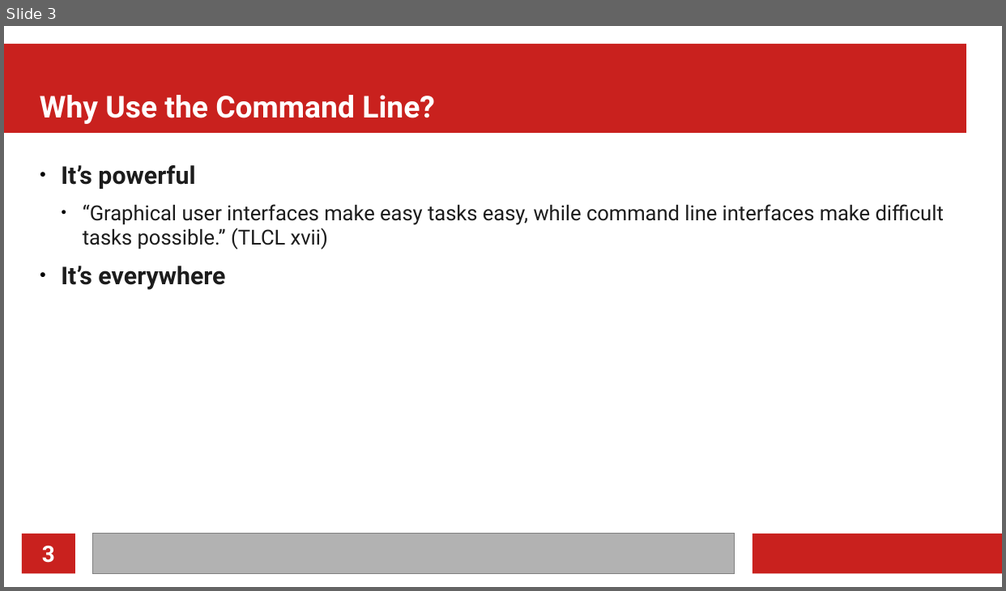
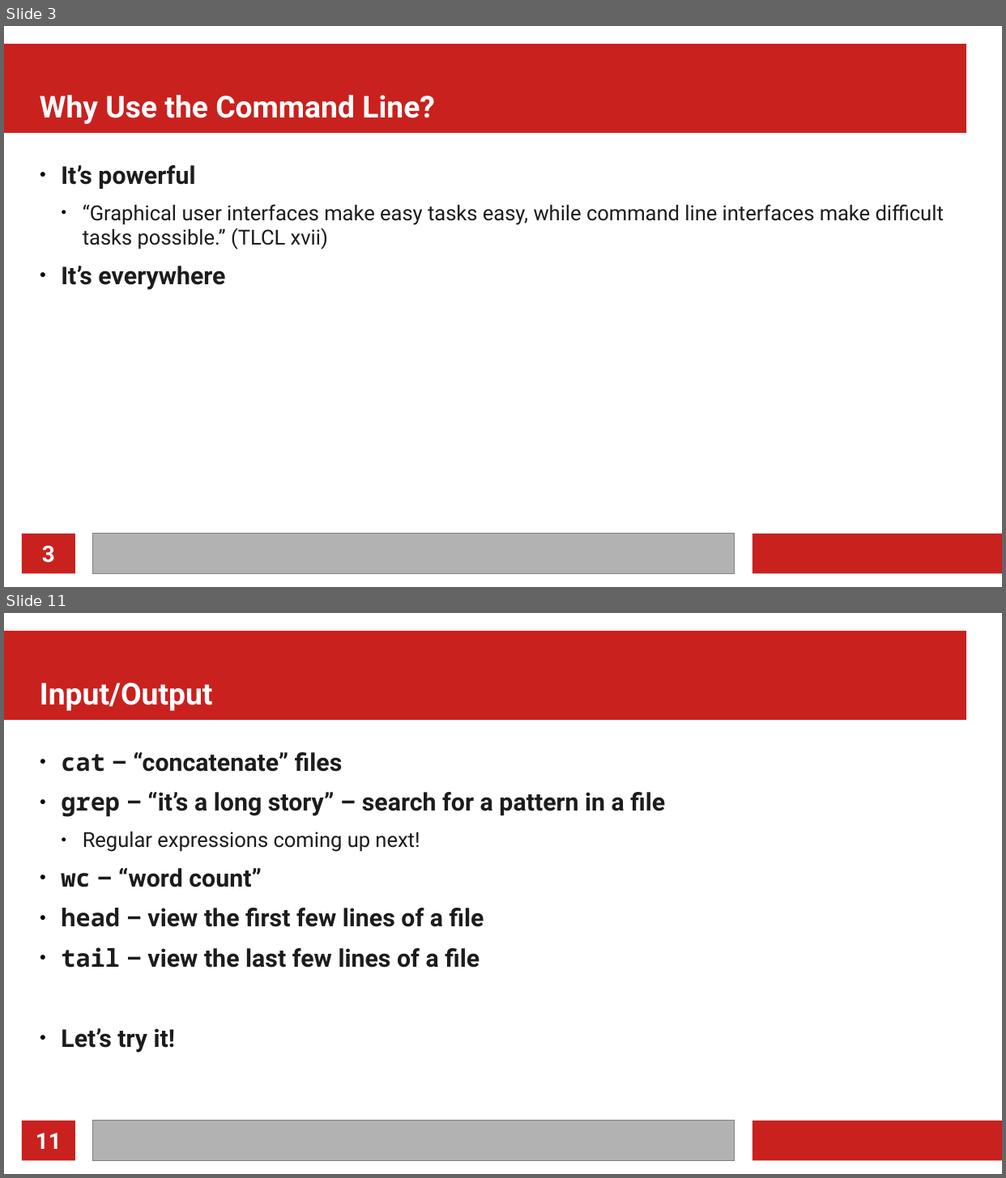
Before and after one commit to MarkusG/UCI-Slides, a slide deck: CLI.odp. Shown one above the other, each under a label of ours: slide 3 before the commit, slides 3 and 11 after it; the slides between them are not shown. The pictures are 1006x591 and 1006x1178 pixels, drawn with LibreOffice and Linux fonts; fonts in the diff are those of the drawing. Boxes give left, top, right and bottom in pixels: in the first picture for what was removed or moved away, otherwise in the second. Text is boxed around its words. In the diff, an @@ line names an element or a change of style, - is before the commit and + after.

```diff
--- a/CLI.odp
+++ b/CLI.odp
@@ slide 11 added at box(4, 613, 1002, 1174), background #FFFFFF; not listed: 4 template elements that a slide beside it also shows @@
@@ title added at box(40, 683, 213, 711), 24 pt, text #FFFFFF, bold @@
+Input/Output
@@ text added at box(61, 752, 665, 1053), 19.5 pt, text #1C1C1C, bold @@
+● cat – “concatenate” files
+● grep – “it’s a long story” – search for a pattern in a file
+  ● Regular expressions coming up next!
+● wc – “word count”
+● head – view the first few lines of a file
+● tail – view the last few lines of a file
+● Let’s try it!
@@ page number added at box(36, 1133, 62, 1149), 18 pt, text #FFFFFF, bold @@
+11
```
Also in this commit, not shown: 4 slides changed, 5 other slides added, 1 other file.
